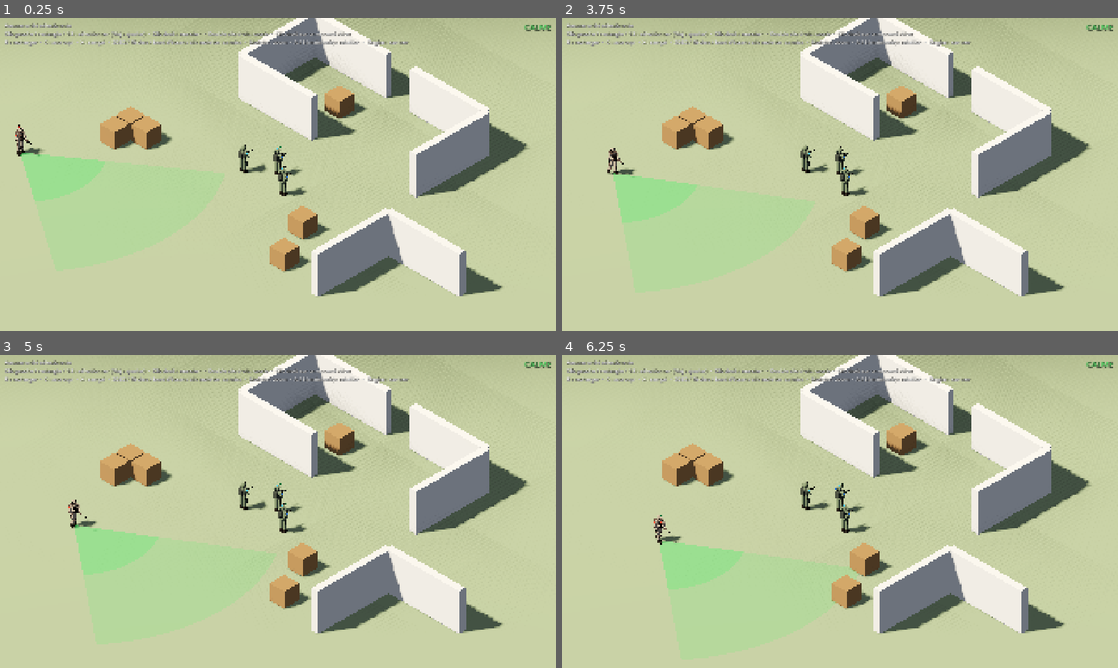
Above: before the commit, frames 1-4 (two rows, left to right).
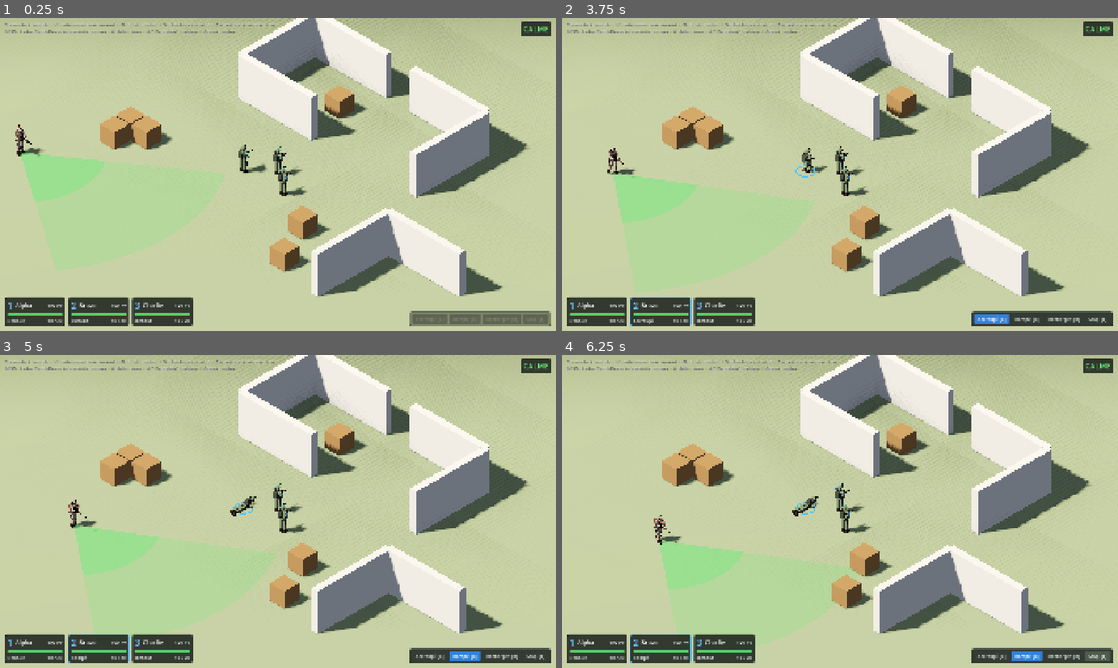
Above: after the commit, the same moments.

Repository: HackTechDev/Commando
Game: Godot game, scene res://scenes/levels/sandbox/sandbox.tscn
Same seed, same stepped clock (60 frames per second), same inputs: the game is played once before the commit and once after it.
Inputs (mouse positions are in pixels of both pictures, inside the frame that each line leads up to):
- Up to frame 1 (0.25 s): no input
- Up to frame 2 (3.75 s): tap Enter at 0.5 s; move the mouse to (962, 158) at 0.52 s; hold Right mouse button (order) 0.53-1.25 s; click (962, 158) at 0.8 s; tap Space at 1.25 s; drag from (728, 190) to (812, 237) at 1.27 s; move the mouse to (895, 105) at 2.02 s; hold Shift (select_additive) 2.03-2.75 s; click (895, 105) at 2.17 s; tap F (stop, bound only after the commit) at 2.3 s; drag from (812, 237) to (673, 127) at 2.77 s; click (990, 318) at 3.5 s, where only the run after the commit has a clickable "Accroupi [C]"
- Up to frame 3 (5 s): click (467, 655) at 4.25 s, where only the run after the commit has a clickable "Rampé [X]"
- Up to frame 4 (6.25 s): click (1062, 655) at 5 s, where only the run after the commit has a clickable "Recharger [R]"; click (1095, 655) at 5.75 s, where only the run after the commit has a clickable "Stop [F]"

The runs differ from the first frame. In frame 1, 5.8% of the frame differs, in the area x 0-100%, y 1-99%; in frame 2, 6.0%; in frame 3, 6.1%; in frame 4, 6.1%.

Commit message:
HUD : portraits des opérateurs, barre d'actions, indicateur d'alerte
Portraits cliquables (vie, posture, munitions, sélection), boutons
accroupi / rampé / recharger / stop, thème d'interface unique.

Co-Authored-By: Claude Fable 5.2 <noreply@anthropic.com>

Diff:
--- /dev/null
+++ b/assets/ui/theme.tres
@@ -0,0 +1,86 @@
+[gd_resource type="Theme" load_steps=8 format=3]
+
+[sub_resource type="StyleBoxFlat" id="panel"]
+content_margin_left = 10.0
+content_margin_top = 8.0
+content_margin_right = 10.0
+content_margin_bottom = 8.0
+bg_color = Color(0.07, 0.09, 0.08, 0.82)
+border_width_left = 2
+border_width_top = 2
+border_width_right = 2
+border_width_bottom = 2
+border_color = Color(0.3, 0.34, 0.3, 0.9)
+corner_radius_top_left = 6
+corner_radius_top_right = 6
+corner_radius_bottom_right = 6
+corner_radius_bottom_left = 6
+
+[sub_resource type="StyleBoxFlat" id="button"]
+content_margin_left = 12.0
+content_margin_top = 6.0
+content_margin_right = 12.0
+content_margin_bottom = 6.0
+bg_color = Color(0.2, 0.24, 0.2, 1)
+corner_radius_top_left = 4
+corner_radius_top_right = 4
+corner_radius_bottom_right = 4
+corner_radius_bottom_left = 4
+
+[sub_resource type="StyleBoxFlat" id="button_hover"]
+content_margin_left = 12.0
+content_margin_top = 6.0
+content_margin_right = 12.0
+content_margin_bottom = 6.0
+bg_color = Color(0.3, 0.36, 0.3, 1)
+corner_radius_top_left = 4
+corner_radius_top_right = 4
+corner_radius_bottom_right = 4
+corner_radius_bottom_left = 4
+
+[sub_resource type="StyleBoxFlat" id="button_pressed"]
+content_margin_left = 12.0
+content_margin_top = 6.0
+content_margin_right = 12.0
+content_margin_bottom = 6.0
+bg_color = Color(0.2, 0.5, 0.85, 1)
+corner_radius_top_left = 4
+corner_radius_top_right = 4
+corner_radius_bottom_right = 4
+corner_radius_bottom_left = 4
+
+[sub_resource type="StyleBoxFlat" id="button_disabled"]
+content_margin_left = 12.0
+content_margin_top = 6.0
+content_margin_right = 12.0
+content_margin_bottom = 6.0
+bg_color = Color(0.14, 0.15, 0.14, 0.7)
+corner_radius_top_left = 4
+corner_radius_top_right = 4
+corner_radius_bottom_right = 4
+corner_radius_bottom_left = 4
+
+[sub_resource type="StyleBoxFlat" id="bar_bg"]
+bg_color = Color(0, 0, 0, 0.6)
+corner_radius_top_left = 3
+corner_radius_top_right = 3
+corner_radius_bottom_right = 3
+corner_radius_bottom_left = 3
+
+[sub_resource type="StyleBoxFlat" id="bar_fill"]
+bg_color = Color(0.35, 0.8, 0.4, 1)
+corner_radius_top_left = 3
+corner_radius_top_right = 3
+corner_radius_bottom_right = 3
+corner_radius_bottom_left = 3
+
+[resource]
+default_font_size = 16
+Button/styles/disabled = SubResource("button_disabled")
+Button/styles/focus = SubResource("button_hover")
+Button/styles/hover = SubResource("button_hover")
+Button/styles/normal = SubResource("button")
+Button/styles/pressed = SubResource("button_pressed")
+PanelContainer/styles/panel = SubResource("panel")
+ProgressBar/styles/background = SubResource("bar_bg")
+ProgressBar/styles/fill = SubResource("bar_fill")
--- a/project.godot
+++ b/project.godot
@@ -82,6 +82,10 @@
 "deadzone": 0.5,
 "events": [Object(InputEventKey,"resource_local_to_scene":false,"resource_name":"","device":-1,"window_id":0,"alt_press …(196 unchanged characters)…
 }
+stop={
+"deadzone": 0.5,
+"events": [Object(InputEventKey,"resource_local_to_scene":false,"resource_name":"","device":-1,"window_id":0,"alt_pressed":false,"shift_pressed":false,"ctrl_pressed":false,"meta_pressed":false,"pressed":false,"keycode":0,"physical_keycode":70,"key_label":0,"unicode":0,"location":0,"echo":false,"script":null)]
+}
 reload={
 "deadzone": 0.5,
 "events": [Object(InputEventKey,"resource_local_to_scene":false,"resource_name":"","device":-1,"window_id":0,"alt_press …(191 unchanged characters)…
--- a/scenes/levels/sandbox/sandbox.tscn
+++ b/scenes/levels/sandbox/sandbox.tscn
@@ -5,9 +5,8 @@
 [ext_resource type="PackedScene" path="res://scenes/units/commando.tscn" id="3"]
 [ext_resource type="PackedScene" path="res://scenes/props/wall.tscn" id="4"]
 [ext_resource type="PackedScene" path="res://scenes/props/crate.tscn" id="5"]
-[ext_resource type="Script" path="res://scripts/ui/player_controller.gd" id="6"]
+[ext_resource type="PackedScene" path="res://scenes/ui/hud.tscn" id="6"]
 [ext_resource type="PackedScene" path="res://scenes/enemies/enemy.tscn" id="7"]
-[ext_resource type="Script" path="res://scripts/ui/alert_indicator.gd" id="8"]
 
 [sub_resource type="Curve3D" id="patrol_a"]
 _data = {
@@ -128,42 +127,6 @@
 [node name="CameraRig" parent="." instance=ExtResource("2")]
 transform = Transform3D(1, 0, 0, 0, 1, 0, 0, 0, 1, 0, 0, 2)
 
-[node name="HUD" type="CanvasLayer" parent="."]
-
-[node name="PlayerController" type="Control" parent="HUD"]
-layout_mode = 3
-anchors_preset = 15
-anchor_right = 1.0
-anchor_bottom = 1.0
-grow_horizontal = 2
-grow_vertical = 2
-mouse_filter = 2
-script = ExtResource("6")
-
-[node name="Info" type="Label" parent="HUD/PlayerController"]
-layout_mode = 0
-offset_left = 16.0
-offset_top = 12.0
-offset_right = 1200.0
-offset_bottom = 90.0
-theme_override_colors/font_shadow_color = Color(0, 0, 0, 0.8)
-theme_override_font_sizes/font_size = 18
-
-[node name="AlertLabel" type="Label" parent="HUD"]
-anchors_preset = 1
-anchor_left = 1.0
-anchor_right = 1.0
-offset_left = -320.0
-offset_top = 12.0
-offset_right = -16.0
-offset_bottom = 52.0
-grow_horizontal = 0
-theme_override_colors/font_shadow_color = Color(0, 0, 0, 0.8)
-theme_override_font_sizes/font_size = 28
-text = "CALME"
-horizontal_alignment = 2
-script = ExtResource("8")
-
 [node name="PatrolPaths" type="Node3D" parent="."]
 
 [node name="PatrolA" type="Path3D" parent="PatrolPaths"]
@@ -174,3 +137,5 @@
 [node name="Soldier1" parent="Enemies" node_paths=PackedStringArray("patrol_path") instance=ExtResource("7")]
 transform = Transform3D(0, 0, -1, 0, 1, 0, 1, 0, 0, -12, 0, 11)
 patrol_path = NodePath("../../PatrolPaths/PatrolA")
+
+[node name="HUD" parent="." instance=ExtResource("6")]
--- /dev/null
+++ b/scenes/ui/hud.tscn
@@ -0,0 +1,114 @@
+[gd_scene load_steps=5 format=3]
+
+[ext_resource type="Script" path="res://scripts/ui/hud.gd" id="1"]
+[ext_resource type="Script" path="res://scripts/ui/player_controller.gd" id="2"]
+[ext_resource type="Script" path="res://scripts/ui/alert_indicator.gd" id="3"]
+[ext_resource type="Theme" path="res://assets/ui/theme.tres" id="4"]
+
+[node name="HUD" type="CanvasLayer"]
+script = ExtResource("1")
+
+[node name="PlayerController" type="Control" parent="."]
+layout_mode = 3
+anchors_preset = 15
+anchor_right = 1.0
+anchor_bottom = 1.0
+grow_horizontal = 2
+grow_vertical = 2
+mouse_filter = 2
+theme = ExtResource("4")
+script = ExtResource("2")
+
+[node name="Help" type="Label" parent="PlayerController"]
+modulate = Color(1, 1, 1, 0.8)
+layout_mode = 0
+offset_left = 16.0
+offset_top = 12.0
+offset_right = 900.0
+offset_bottom = 80.0
+theme_override_colors/font_shadow_color = Color(0, 0, 0, 0.8)
+theme_override_font_sizes/font_size = 14
+text = "Clic gauche / rectangle / 1-3 : sélectionner (Maj : ajouter)  •  Clic droit : marcher  •  Double clic droit : courir  •  Clic droit sur un ennemi : tirer
+ZQSD / flèches / bord d'écran / clic molette : caméra  •  Molette : zoom  •  A / E (maintenir) : rotation  •  Origine : centrer"
+
+[node name="AlertPanel" type="PanelContainer" parent="PlayerController"]
+layout_mode = 1
+anchors_preset = 1
+anchor_left = 1.0
+anchor_right = 1.0
+offset_left = -16.0
+offset_top = 12.0
+offset_right = -16.0
+offset_bottom = 12.0
+grow_horizontal = 0
+mouse_filter = 2
+
+[node name="AlertLabel" type="Label" parent="PlayerController/AlertPanel"]
+layout_mode = 2
+theme_override_font_sizes/font_size = 26
+text = "CALME"
+horizontal_alignment = 1
+script = ExtResource("3")
+
+[node name="Portraits" type="HBoxContainer" parent="PlayerController"]
+unique_name_in_owner = true
+layout_mode = 1
+anchors_preset = 2
+anchor_top = 1.0
+anchor_bottom = 1.0
+offset_left = 16.0
+offset_top = -16.0
+offset_right = 16.0
+offset_bottom = -16.0
+grow_vertical = 0
+mouse_filter = 2
+theme_override_constants/separation = 10
+
+[node name="ActionBar" type="PanelContainer" parent="PlayerController"]
+unique_name_in_owner = true
+layout_mode = 1
+anchors_preset = 3
+anchor_left = 1.0
+anchor_top = 1.0
+anchor_right = 1.0
+anchor_bottom = 1.0
+offset_left = -16.0
+offset_top = -16.0
+offset_right = -16.0
+offset_bottom = -16.0
+grow_horizontal = 0
+grow_vertical = 0
+
+[node name="Buttons" type="HBoxContainer" parent="PlayerController/ActionBar"]
+layout_mode = 2
+theme_override_constants/separation = 8
+
+[node name="Crouch" type="Button" parent="PlayerController/ActionBar/Buttons"]
+unique_name_in_owner = true
+layout_mode = 2
+focus_mode = 0
+tooltip_text = "S'accroupir ou se relever : plus lent, invisible en zone lointaine des cônes."
+toggle_mode = true
+text = "Accroupi  [C]"
+
+[node name="Prone" type="Button" parent="PlayerController/ActionBar/Buttons"]
+unique_name_in_owner = true
+layout_mode = 2
+focus_mode = 0
+tooltip_text = "Ramper ou se relever : très lent, se cache derrière les obstacles bas."
+toggle_mode = true
+text = "Rampé  [X]"
+
+[node name="Reload" type="Button" parent="PlayerController/ActionBar/Buttons"]
+unique_name_in_owner = true
+layout_mode = 2
+focus_mode = 0
+tooltip_text = "Recharger l'arme avec les cartouches de réserve."
+text = "Recharger  [R]"
+
+[node name="Stop" type="Button" parent="PlayerController/ActionBar/Buttons"]
+unique_name_in_owner = true
+layout_mode = 2
+focus_mode = 0
+tooltip_text = "Annuler le déplacement ou l'attaque en cours."
+text = "Stop  [F]"
--- /dev/null
+++ b/scenes/ui/unit_portrait.tscn
@@ -0,0 +1,59 @@
+[gd_scene load_steps=2 format=3]
+
+[ext_resource type="Script" path="res://scripts/ui/unit_portrait.gd" id="1"]
+
+[node name="UnitPortrait" type="PanelContainer"]
+custom_minimum_size = Vector2(210, 0)
+script = ExtResource("1")
+
+[node name="Rows" type="VBoxContainer" parent="."]
+layout_mode = 2
+mouse_filter = 2
+theme_override_constants/separation = 5
+
+[node name="Header" type="HBoxContainer" parent="Rows"]
+layout_mode = 2
+mouse_filter = 2
+theme_override_constants/separation = 10
+
+[node name="Number" type="Label" parent="Rows/Header"]
+unique_name_in_owner = true
+layout_mode = 2
+theme_override_colors/font_color = Color(0.45, 0.75, 1, 1)
+theme_override_font_sizes/font_size = 30
+text = "1"
+
+[node name="Name" type="Label" parent="Rows/Header"]
+unique_name_in_owner = true
+layout_mode = 2
+size_flags_horizontal = 3
+theme_override_font_sizes/font_size = 20
+text = "Nom"
+
+[node name="HealthText" type="Label" parent="Rows/Header"]
+unique_name_in_owner = true
+layout_mode = 2
+text = "100 PV"
+
+[node name="Health" type="ProgressBar" parent="Rows"]
+unique_name_in_owner = true
+custom_minimum_size = Vector2(0, 10)
+layout_mode = 2
+mouse_filter = 2
+value = 100.0
+show_percentage = false
+
+[node name="Footer" type="HBoxContainer" parent="Rows"]
+layout_mode = 2
+mouse_filter = 2
+
+[node name="Status" type="Label" parent="Rows/Footer"]
+unique_name_in_owner = true
+layout_mode = 2
+size_flags_horizontal = 3
+text = "Debout"
+
+[node name="Ammo" type="Label" parent="Rows/Footer"]
+unique_name_in_owner = true
+layout_mode = 2
+text = "10 / 20"
--- a/scripts/autoload/selection_manager.gd
+++ b/scripts/autoload/selection_manager.gd
@@ -17,7 +17,7 @@
 				unit.set_selected(false)
 		selected.clear()
 	for unit in units:
-		if not selected.has(unit):
+		if not selected.has(unit) and not unit.is_dead:
 			selected.append(unit)
 			unit.set_selected(true)
 	selection_changed.emit(selected)
@@ -53,6 +53,12 @@
 		unit.attack(enemy, run)
 
 
+## Annule le déplacement ou l'attaque des unités sélectionnées.
+func stop() -> void:
+	for unit in selected:
+		unit.stop()
+
+
 ## Fait recharger les unités sélectionnées.
 func reload() -> void:
 	for unit in selected:
--- /dev/null
+++ b/scripts/ui/hud.gd
@@ -0,0 +1,43 @@
+class_name Hud
+extends CanvasLayer
+## HUD : portraits des opérateurs, barre d'actions de la sélection, alerte.
+
+const PORTRAIT_SCENE: PackedScene = preload("res://scenes/ui/unit_portrait.tscn")
+
+@onready var _portraits: HBoxContainer = %Portraits
+@onready var _action_bar: Control = %ActionBar
+@onready var _crouch: Button = %Crouch
+@onready var _prone: Button = %Prone
+@onready var _reload: Button = %Reload
+@onready var _stop: Button = %Stop
+
+
+func _ready() -> void:
+	var units: Array[Commando] = []
+	for node in get_tree().get_nodes_in_group(&"commandos"):
+		if node is Commando:
+			units.append(node as Commando)
+	units.sort_custom(func(a: Commando, b: Commando) -> bool: return a.unit_index < b.unit_index)
+	for unit in units:
+		var portrait := PORTRAIT_SCENE.instantiate() as UnitPortrait
+		_portraits.add_child(portrait)
+		portrait.setup(unit)
+		unit.posture_changed.connect(func(_posture: SoldierModel.Posture) -> void: _refresh_actions())
+
+	_crouch.pressed.connect(func() -> void: SelectionManager.toggle_posture(SoldierModel.Posture.CROUCHED))
+	_prone.pressed.connect(func() -> void: SelectionManager.toggle_posture(SoldierModel.Posture.PRONE))
+	_reload.pressed.connect(SelectionManager.reload)
+	_stop.pressed.connect(SelectionManager.stop)
+	SelectionManager.selection_changed.connect(func(_units: Array[Commando]) -> void: _refresh_actions())
+	_refresh_actions()
+
+
+## Active la barre d'actions selon la sélection et reflète la posture commune.
+func _refresh_actions() -> void:
+	var selected := SelectionManager.selected
+	var empty := selected.is_empty()
+	for button: Button in [_crouch, _prone, _reload, _stop]:
+		button.disabled = empty
+	_action_bar.modulate.a = 0.5 if empty else 1.0
+	_crouch.set_pressed_no_signal(not empty and selected.all(func(unit: Commando) -> bool: return unit.posture == SoldierModel.Posture.CROUCHED))
+	_prone.set_pressed_no_signal(not empty and selected.all(func(unit: Commando) -> bool: return unit.posture == SoldierModel.Posture.PRONE))
--- a/scripts/ui/player_controller.gd
+++ b/scripts/ui/player_controller.gd
@@ -1,7 +1,7 @@
 class_name PlayerController
 extends Control
 ## Entrées du joueur : sélection (clic, rectangle, touches), ordres de
-## déplacement et postures. Dessine aussi le rectangle de sélection.
+## déplacement, d'attaque et postures. Dessine aussi le rectangle de sélection.
 
 const DRAG_THRESHOLD := 6.0
 const RAY_LENGTH := 500.0
@@ -18,16 +18,6 @@
 var _dragging: bool = false
 var _drag_start: Vector2
 var _drag_end: Vector2
-
-@onready var _info: Label = $Info
-
-
-func _ready() -> void:
-	SelectionManager.selection_changed.connect(_on_selection_changed)
-	_on_selection_changed(SelectionManager.selected)
-	EventBus.unit_ammo_changed.connect(func(_unit: Node3D) -> void: _on_selection_changed(SelectionManager.selected))
-	EventBus.unit_damaged.connect(func(_unit: Node3D, _amount: float) -> void: _on_selection_changed(SelectionManager.selected))
-
 
 func _unhandled_input(event: InputEvent) -> void:
 	if event is InputEventMouseButton:
@@ -51,6 +41,8 @@
 		SelectionManager.toggle_posture(SoldierModel.Posture.PRONE)
 	elif event.is_action_pressed(&"reload"):
 		SelectionManager.reload()
+	elif event.is_action_pressed(&"stop"):
+		SelectionManager.stop()
 	elif event.is_action_pressed(&"camera_focus"):
 		_focus_camera()
 	else:
@@ -155,18 +147,3 @@
 	tween.tween_property(marker, "scale", Vector3.ONE * 0.3, 0.6)
 	tween.tween_property(material, "albedo_color:a", 0.0, 0.6)
 	tween.chain().tween_callback(marker.queue_free)
-
-
-func _on_selection_changed(units: Array[Commando]) -> void:
-	var names := PackedStringArray()
-	for unit in units:
-		var ammo := "%d/%d" % [unit.ammo_in_magazine, unit.ammo_reserve]
-		if unit.is_reloading():
-			ammo += ", rechargement…"
-		elif not unit.has_ammo():
-			ammo = "à sec"
-		names.append("%d. %s (%d PV, munitions %s)" % [unit.unit_index, unit.display_name, roundi(unit.health.health), ammo])
-	var selection := "Aucune unité sélectionnée" if names.is_empty() else "Sélection : " + ", ".join(names)
-	_info.text = selection + "\n" \
-		+ "Clic gauche / rectangle / 1-3 : sélectionner (Maj : ajouter)  •  Clic droit : marcher  •  Double clic droit : courir  •  Clic droit sur un ennemi : tirer\n" \
-		+ "R : recharger  •  C : accroupi  •  X : rampé  •  ZQSD / flèches / bord d'écran / clic molette : caméra  •  Molette : zoom  •  A / E (maintenir) : rotation  •  Origine : centrer"
--- /dev/null
+++ b/scripts/ui/unit_portrait.gd
@@ -0,0 +1,83 @@
+class_name UnitPortrait
+extends PanelContainer
+## Portrait d'un opérateur dans le HUD : vie, posture, munitions, sélection.
+## Clic : sélectionner (Maj : ajouter). Double clic : centrer la caméra.
+
+const POSTURE_NAMES: Dictionary = {
+	SoldierModel.Posture.STANDING: "Debout",
+	SoldierModel.Posture.CROUCHED: "Accroupi",
+	SoldierModel.Posture.PRONE: "Rampé",
+}
+
+@export var selected_border := Color(0.25, 0.65, 1.0)
+@export var normal_border := Color(0.3, 0.34, 0.3, 0.9)
+@export var healthy_color := Color(0.35, 0.8, 0.4)
+@export var wounded_color := Color(0.9, 0.25, 0.2)
+
+var _unit: Commando
+var _style: StyleBoxFlat
+var _fill: StyleBoxFlat
+
+@onready var _number: Label = %Number
+@onready var _name: Label = %Name
+@onready var _health: ProgressBar = %Health
+@onready var _health_text: Label = %HealthText
+@onready var _status: Label = %Status
+@onready var _ammo: Label = %Ammo
+
+
+## Associe le portrait à une unité.
+func setup(unit: Commando) -> void:
+	_unit = unit
+	_style = (get_theme_stylebox(&"panel") as StyleBoxFlat).duplicate()
+	add_theme_stylebox_override(&"panel", _style)
+	_fill = (_health.get_theme_stylebox(&"fill") as StyleBoxFlat).duplicate()
+	_health.add_theme_stylebox_override(&"fill", _fill)
+	_number.text = str(unit.unit_index)
+	_name.text = unit.display_name
+	unit.selected_changed.connect(func(_selected: bool) -> void: _refresh())
+	unit.posture_changed.connect(func(_posture: SoldierModel.Posture) -> void: _refresh())
+	EventBus.unit_damaged.connect(_on_unit_event.unbind(1))
+	EventBus.unit_ammo_changed.connect(_on_unit_event)
+	EventBus.unit_died.connect(_on_unit_event)
+	_refresh()
+
+
+func _gui_input(event: InputEvent) -> void:
+	var button := event as InputEventMouseButton
+	if button == null or not button.pressed or button.button_index != MOUSE_BUTTON_LEFT:
+		return
+	accept_event()
+	if _unit.is_dead:
+		return
+	SelectionManager.select([_unit] as Array[Commando], Input.is_action_pressed(&"select_additive"))
+	if button.double_click:
+		var rig := get_viewport().get_camera_3d().get_parent() as CameraRig
+		if rig:
+			rig.focus_on(_unit.global_position)
+
+
+func _on_unit_event(unit: Node3D) -> void:
+	if unit == _unit:
+		_refresh()
+
+
+func _refresh() -> void:
+	var ratio := _unit.health.health / _unit.health.max_health
+	_health.value = ratio * 100.0
+	_health_text.text = "%d PV" % roundi(_unit.health.health)
+	_fill.bg_color = wounded_color.lerp(healthy_color, ratio)
+	_style.border_color = selected_border if _unit.is_selected else normal_border
+	if _unit.is_dead:
+		_status.text = "Mort"
+		_ammo.text = ""
+		modulate = Color(1.0, 1.0, 1.0, 0.45)
+		return
+	_status.text = POSTURE_NAMES[_unit.posture]
+	if _unit.is_reloading():
+		_ammo.text = "Rechargement…"
+	elif not _unit.has_ammo():
+		_ammo.text = "À sec"
+	else:
+		_ammo.text = "%d / %d" % [_unit.ammo_in_magazine, _unit.ammo_reserve]
+	_ammo.modulate = wounded_color if _unit.ammo_in_magazine == 0 else Color.WHITE
--- a/scripts/units/commando.gd
+++ b/scripts/units/commando.gd
@@ -3,6 +3,7 @@
 ## Unité contrôlable par le joueur : déplacement par navigation et postures.
 
 signal selected_changed(is_selected: bool)
+signal posture_changed(posture: SoldierModel.Posture)
 
 const MASK_OCCLUDERS := 0b10
 ## Évitement : en dessous de cette part de la vitesse voulue, l'unité est
@@ -20,7 +21,11 @@
 
 var is_selected: bool = false
 var is_dead: bool = false
-var posture: SoldierModel.Posture = SoldierModel.Posture.STANDING
+var posture: SoldierModel.Posture = SoldierModel.Posture.STANDING:
+	set(value):
+		if value != posture:
+			posture = value
+			posture_changed.emit(posture)
 ## Cartouches dans le chargeur engagé.
 var ammo_in_magazine: int = 0
 ## Cartouches en réserve.
Not shown, added: scripts/ui/hud.gd.uid
Not shown, added: scripts/ui/unit_portrait.gd.uid
Not shown, changed: CHANGELOG.md
Not shown, changed: DECISIONS.md
